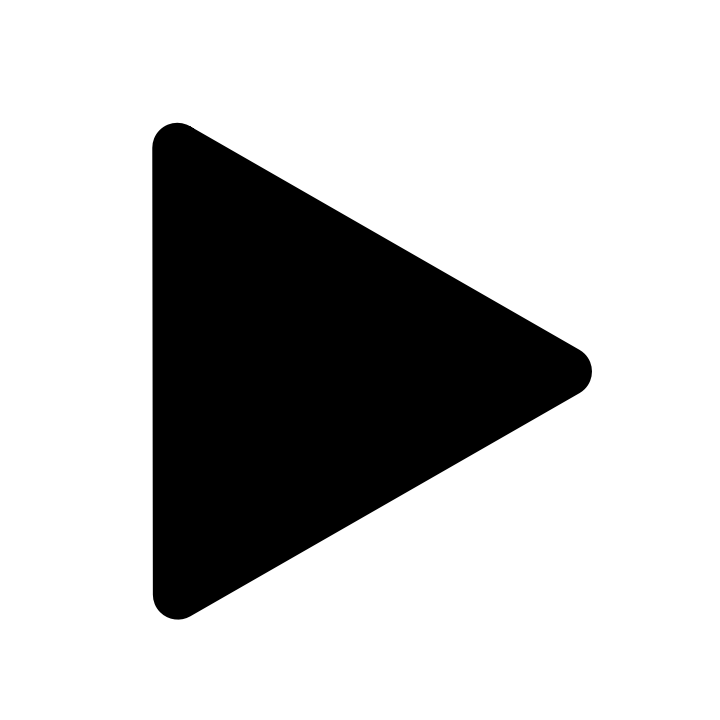
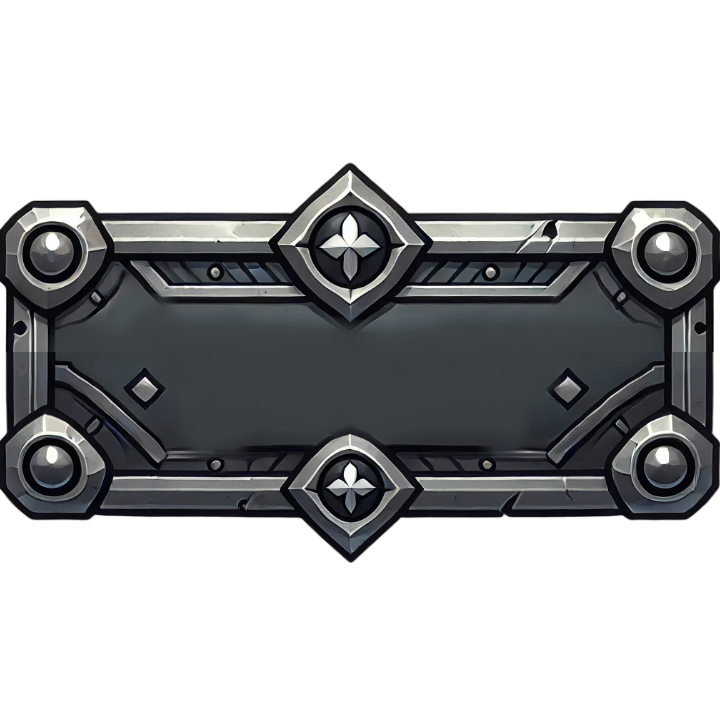
Revision of a layered w=720, h=720 image; what changed, layer by layer:
pixels changed over [0,122,720,620] (layer not identified)
